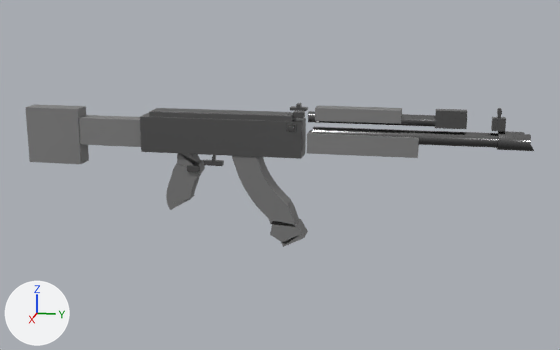
Renders of the glTF model assets/weapons/ak_viewmodel.glb from each side of a commit.
Both versions are drawn from a camera (50 mm lens) standing at (1.53, 0.477, 0.303) and looking at (0.0, 0.171, -0.079). Arrows for +X, +Y and +Z are at lower left; the lights stay in place. The older version comes first.

Objects in the first picture: 'ak_viewmodel'.
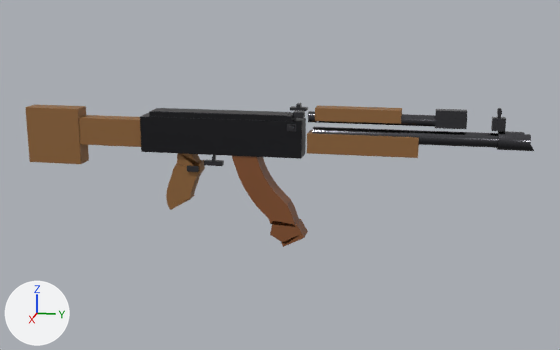
Where the change shows, as pixel boxes [x1, y1, x2, y2] in the pictures (560 x 350 px):
```json
{"object": "ak_viewmodel", "change": "surface changed", "before": [25, 103, 534, 247], "after": [25, 103, 534, 247], "on screen": "darker"}
```

The change, as JSON lines over the scene's bpy script:
```json
{"op": "remove", "block": "mat_m_gunmetal", "code": "mat_m_gunmetal.texture = img_noise_m_gunmetal"}
{"op": "add", "block": "mat_m_gunmetal", "code": "mat_m_gunmetal.base_color = (0.045, 0.045, 0.05)  # dark grey #3c3c3f"}
{"op": "remove", "block": "mat_m_wood_grip", "code": "mat_m_wood_grip.texture = img_noise_m_wood_grip"}
{"op": "add", "block": "mat_m_wood_grip", "code": "mat_m_wood_grip.base_color = (0.28, 0.13, 0.04)  # brown #906538"}
{"op": "remove", "block": "mat_m_bakelite", "code": "mat_m_bakelite.texture = img_noise_m_bakelite"}
{"op": "add", "block": "mat_m_bakelite", "code": "mat_m_bakelite.base_color = (0.24, 0.085, 0.028)  # brown #86522f"}
```
